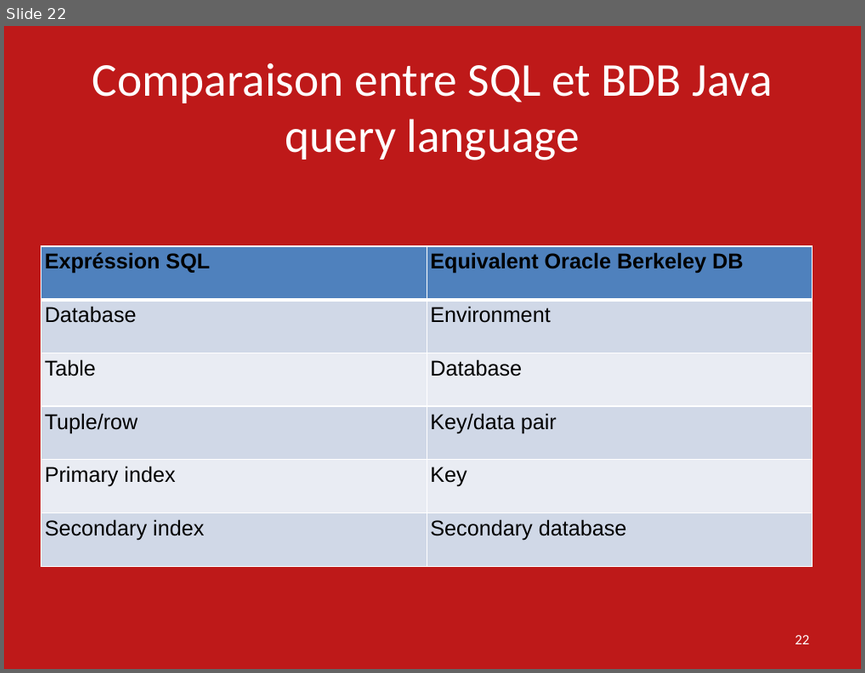
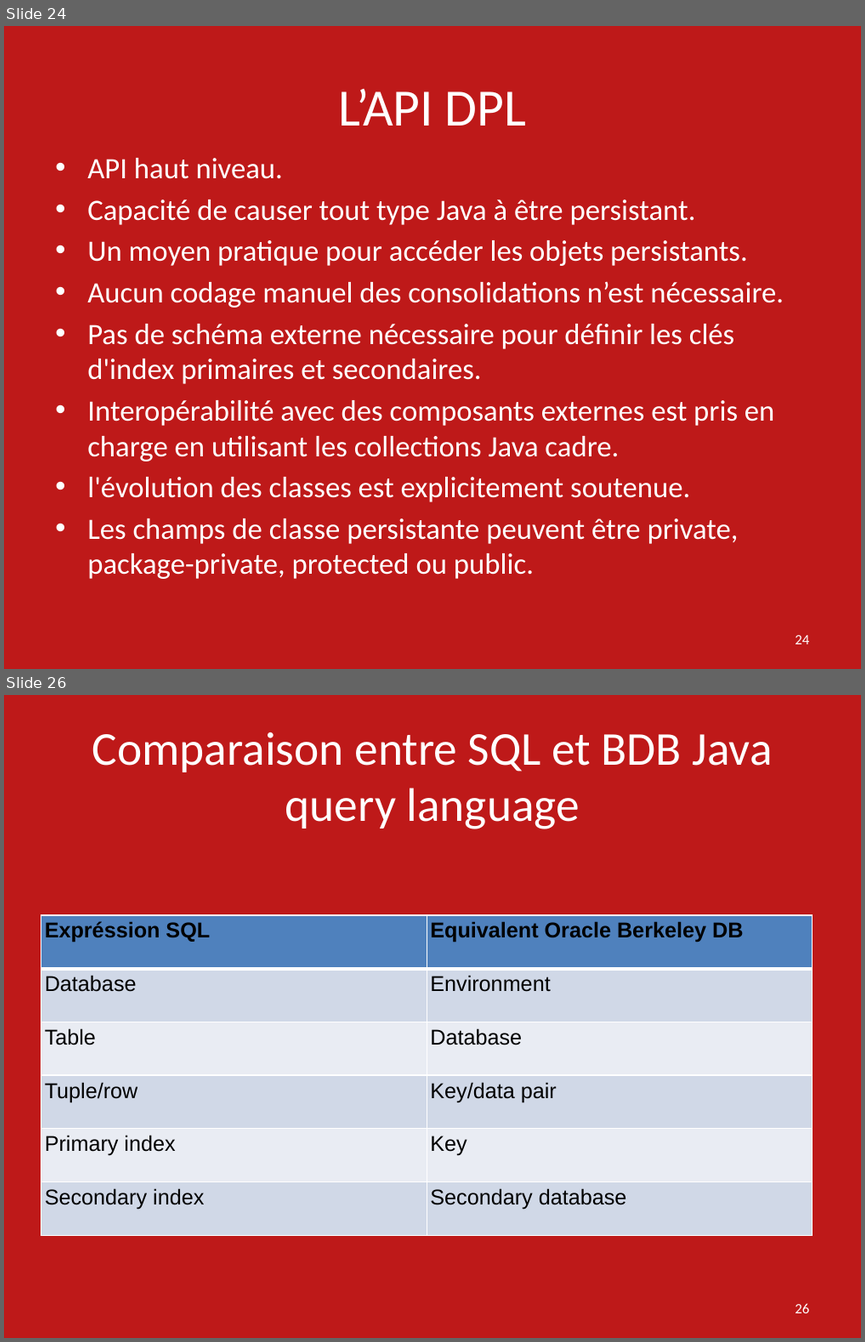
Before and after one commit to ebouhanna/SMB214-2016-Oracle-Berkeley-DB-JE, a slide deck: Presentation Oracle Berkeley DB SMB214.pptx. Shown one above the other, each under a label of ours: slide 22 before the commit, slides 24 and 26 after it; the slides between them are not shown. The pictures are 865x673 and 865x1342 pixels, drawn with LibreOffice and Linux fonts; fonts in the diff are those of the drawing. Boxes give left, top, right and bottom in pixels: in the first picture for what was removed or moved away, otherwise in the second. Text is boxed around its words. In the diff, an @@ line names an element or a change of style, - is before the commit and + after.

```diff
--- a/Presentation Oracle Berkeley DB SMB214.pptx
+++ b/Presentation Oracle Berkeley DB SMB214.pptx
@@ slide 24 added at [4,26,861,669], background #B80000 at 90% opacity @@
@@ title added at [338,89,527,125], 44 pt, text #FFFFFF @@
+L’API DPL
@@ text added at [87,158,783,578], 24.8 pt, text #FFFFFF @@
+• API haut niveau.
+• Capacité de causer tout type Java à être persistant.
+• Un moyen pratique pour accéder les objets persistants.
+• Aucun codage manuel des consolidations n’est nécessaire.
+• Pas de schéma externe nécessaire pour définir les clés d'index primaires et secondaires.
+• Interopérabilité avec des composants externes est pris en charge en utilisant les collections Java cadre.
+• l'évolution des classes est explicitement soutenue.
+• Les champs de classe persistante peuvent être private, package-private, protected ou public.
@@ page number added at [794,635,809,644], 12 pt, text #FFFFFF @@
+24
@@ what was slide 22 is now slide 26 @@
@@ page number at [794,1303,809,1313]: text changed @@
-22
+26
```
Also in this commit, not shown: 7 slides changed, 3 other slides added, 1 other file.
